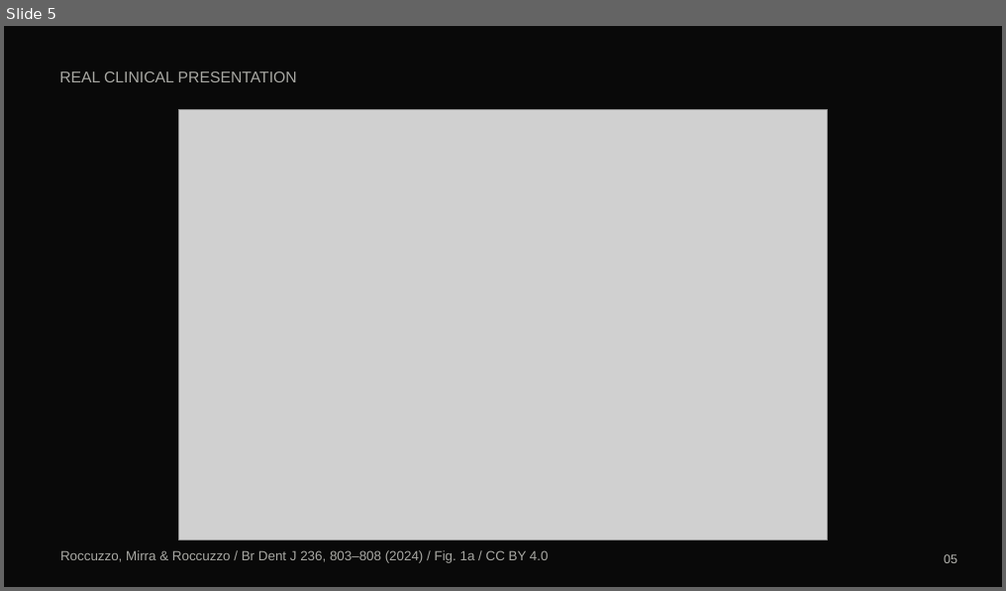
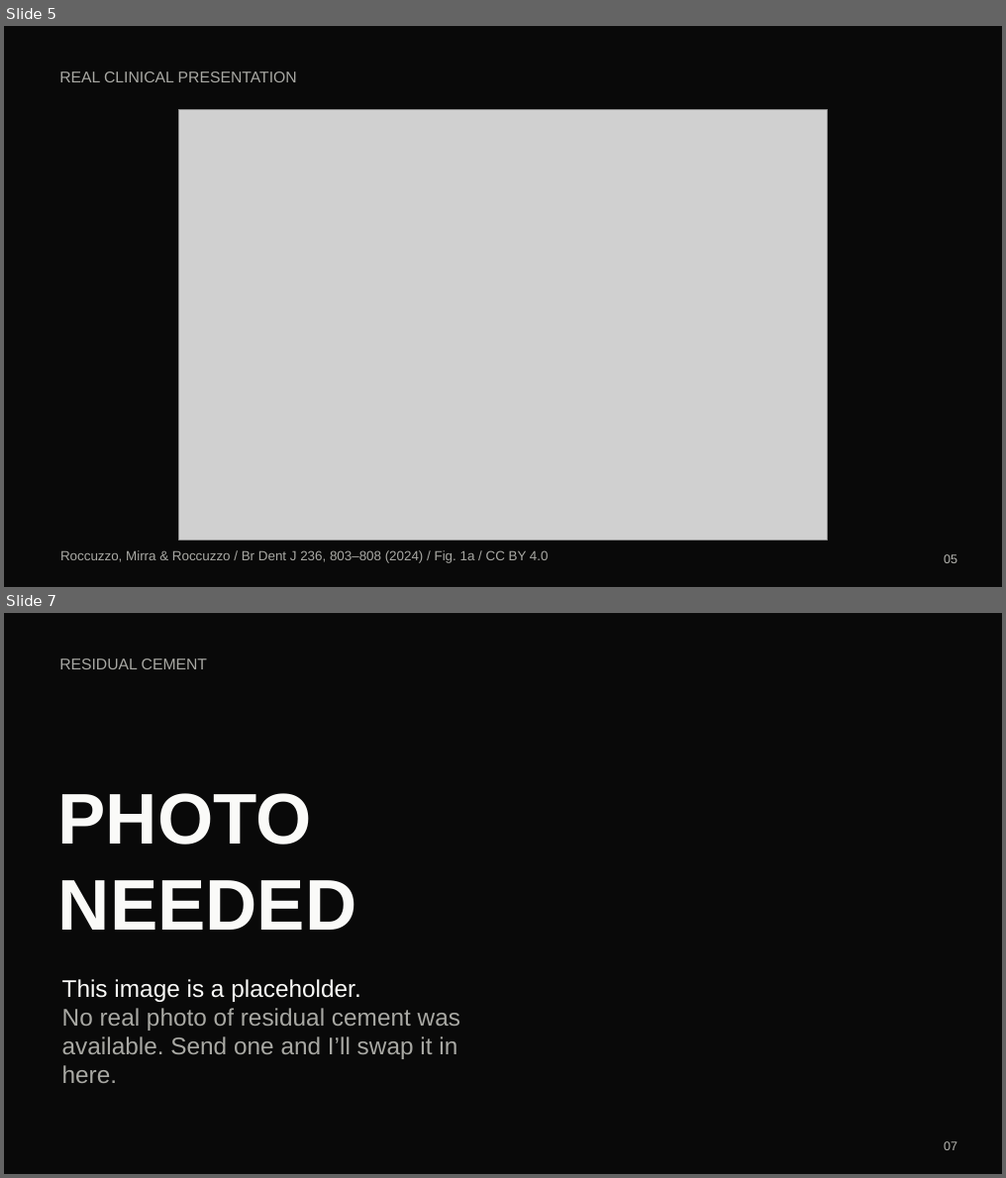
Before and after one commit to meijideandreyna/project, a slide deck: Cement_or_Screw_Complete.pptx. Shown one above the other, each under a label of ours: slide 5 before the commit, slides 5 and 7 after it; the slides between them are not shown. The pictures are 1006x591 and 1006x1178 pixels, drawn with LibreOffice and Linux fonts; fonts in the diff are those of the drawing; grey boxes stand for pictures; background and template pictures are left out. Boxes give left, top, right and bottom in pixels: in the first picture for what was removed or moved away, otherwise in the second. Text is boxed around its words. In the diff, an @@ line names an element or a change of style, - is before the commit and + after.

```diff
--- a/Cement_or_Screw_Complete.pptx
+++ b/Cement_or_Screw_Complete.pptx
@@ slide 7 added at [4, 613, 1002, 1174], background picture (left out) @@
@@ text added at [59, 659, 207, 669], 15 pt, text #A8A8A3 @@
+RESIDUAL CEMENT
@@ text added at [58, 793, 357, 930], 69 pt, text #FAFAF8, bold @@
+PHOTO
+NEEDED
@@ text added at [62, 979, 460, 1083], 23.2 pt, text #A8A8A3 @@
+This image is a placeholder.
+No real photo of residual cement was available. Send one and I’ll swap it in here.
@@ text added at [944, 1142, 957, 1151], 12 pt, text #B7B7B2 @@
+07
```
Also in this commit, not shown: 24 slides changed, 1 other slide added.
